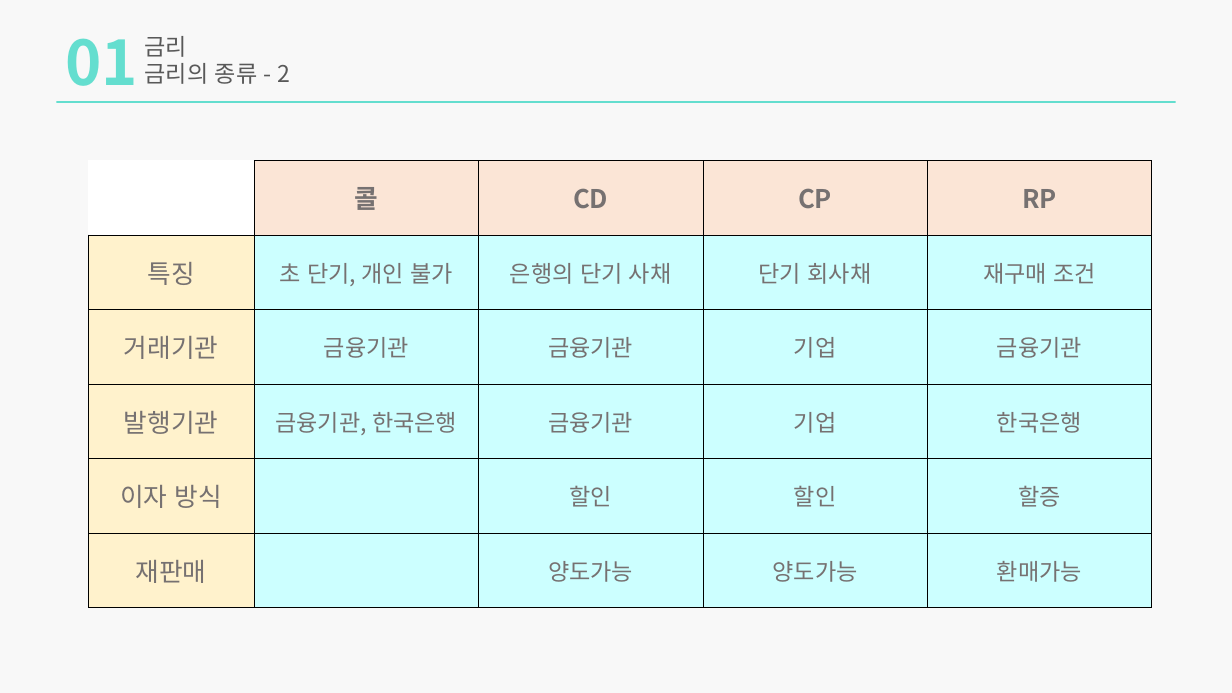
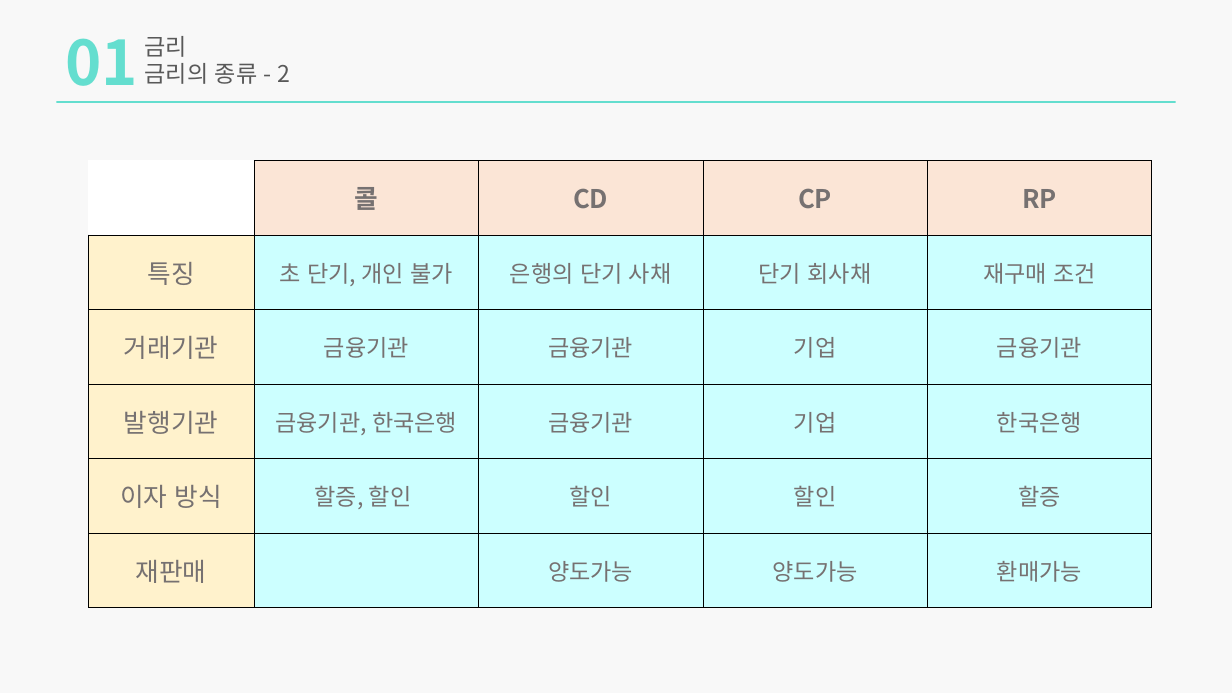
Before and after one commit to zndrke/Financial-Product, a slide deck: slide 5 of 금리채권/금리,채권,FRN.pptx. Drawn at 1232x693 pixels with LibreOffice and Linux fonts; fonts in the diff are those of the drawing. Boxes give left, top, right and bottom in pixels: in the first picture for what was removed or moved away, otherwise in the second. Text is boxed around its words. In the diff, an @@ line names an element or a change of style, - is before the commit and + after.

```diff
--- a/금리채권/금리,채권,FRN.pptx
+++ b/금리채권/금리,채권,FRN.pptx
@@ table at [88,160,1153,607] @@
-row 5, column 2: 
+row 5, column 2: 할증, 할인
```
Also in this commit, not shown: 8 other slides changed, 4 slides added, 1 slide removed, 2 other files.
